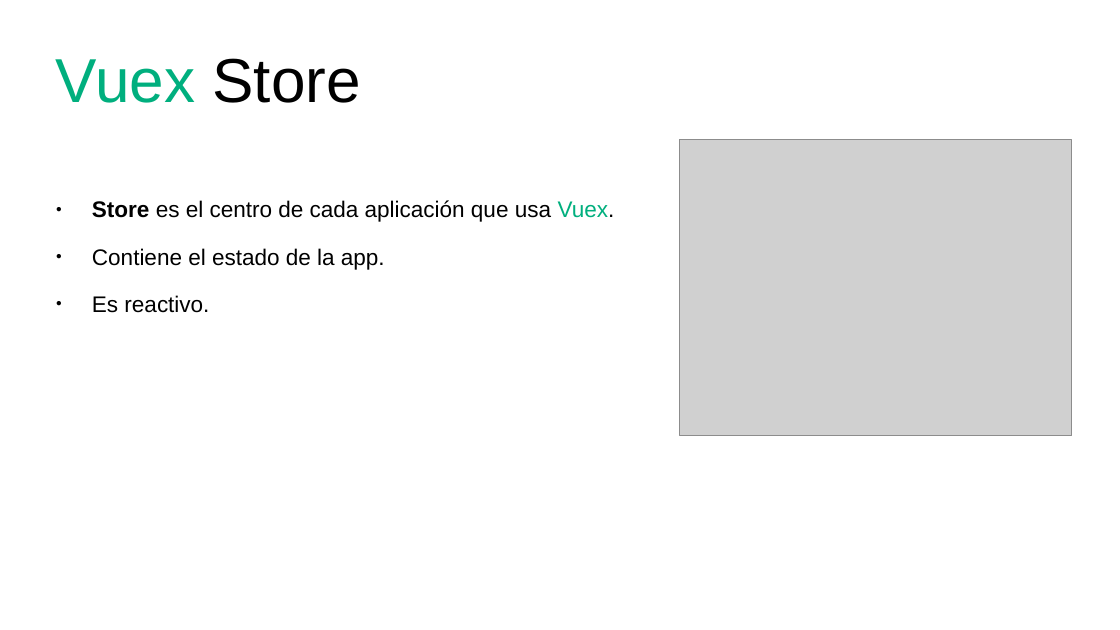
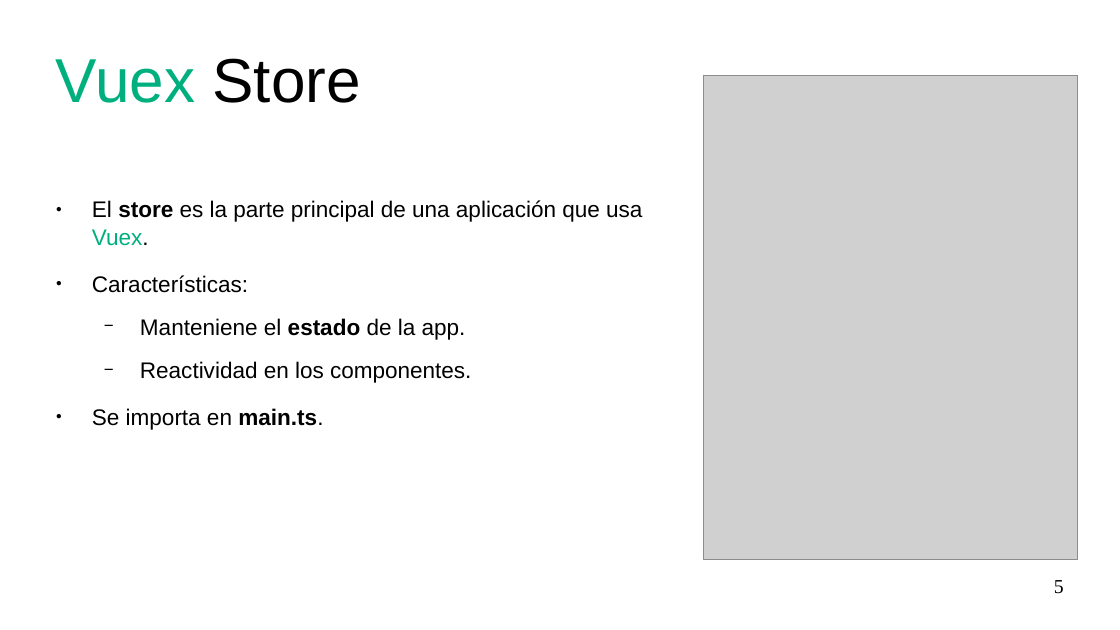
Before and after one commit to xino1010/vue-nest-arduino, a slide deck: slide 5 of presentacion/presentacion.odp. Drawn at 1120x630 pixels with LibreOffice and Linux fonts; fonts in the diff are those of the drawing; grey boxes stand for pictures. Boxes give left, top, right and bottom in pixels: in the first picture for what was removed or moved away, otherwise in the second. Text is boxed around its words. In the diff, an @@ line names an element or a change of style, - is before the commit and + after.

```diff
--- a/presentacion/presentacion.odp
+++ b/presentacion/presentacion.odp
@@ picture: place and size @@
-picture at box(680, 140, 1072, 436)
+picture at box(704, 75, 1078, 560)
@@ text at box(92, 200, 642, 430): text changed @@
-● Store es el centro de cada aplicación que usa Vuex.
-● Contiene el estado de la app.
-● Es reactivo.
+● El store es la parte principal de una aplicación que usa Vuex.
+● Características:
+  − Manteniene el estado de la app.
+  − Reactividad en los componentes.
+● Se importa en main.ts.
@@ page number added at box(1054, 580, 1064, 594), 14 pt, text #000000 @@
+5
```
Also in this commit, not shown: 13 other slides changed, 2 slides added, 1 slide removed, 9 other files.
